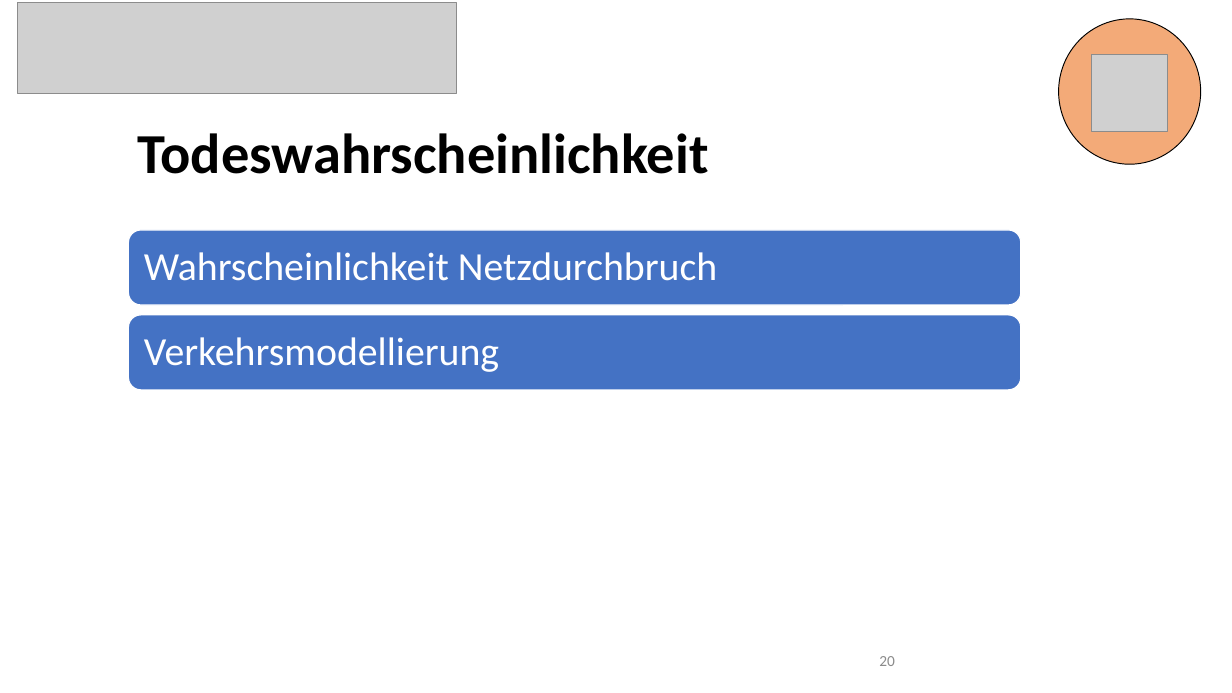
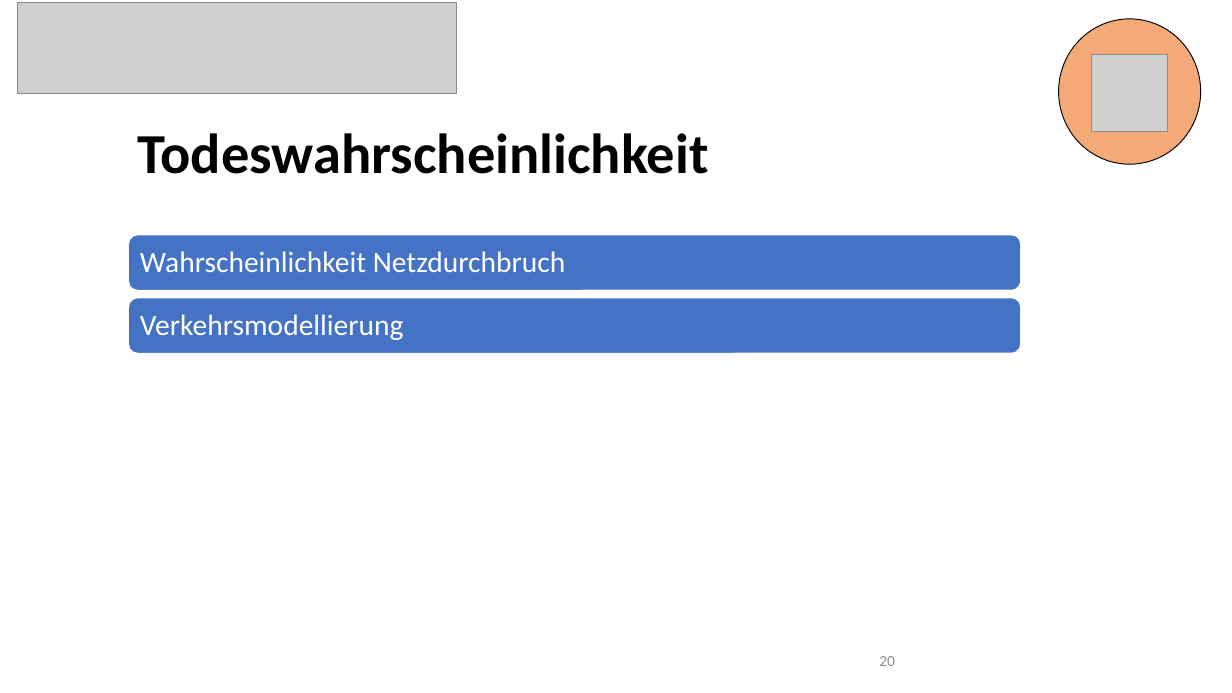
Before and after one commit to 7ben18/FHNW_Steinschlagrisiko, a slide deck: slide 20 of Praesentation/Steinschlagrisiko_Präsentation.pptx. Drawn at 1232x693 pixels with LibreOffice and Linux fonts; fonts in the diff are those of the drawing; grey boxes stand for pictures. Boxes give left, top, right and bottom in pixels: in the first picture for what was removed or moved away, otherwise in the second. Text is boxed around its words. In the diff, an @@ line names an element or a change of style, - is before the commit and + after.

```diff
--- a/Praesentation/Steinschlagrisiko_Präsentation.pptx
+++ b/Praesentation/Steinschlagrisiko_Präsentation.pptx
@@ rounded rectangle: place and size @@
-rounded rectangle at (128,230,1021,305)
+rounded rectangle at (128,235,1021,290)
@@ text "Wahrscheinlichkeit Netzdurchbruch" at (140,251,565,272): size 31 to 23 pt; less space between paragraphs @@
@@ rounded rectangle: place and size @@
-rounded rectangle at (128,315,1021,390)
+rounded rectangle at (128,298,1021,353)
@@ text "Verkehrsmodellierung" at (140,314,404,340): size 31 to 23 pt; less space between paragraphs @@
@@ text "Verkehrsmodellierung": place and size @@
-text "Verkehrsmodellierung" at (144,337,499,372)
+text "Verkehrsmodellierung" at (140,314,404,340)
```
Also in this commit, not shown: 14 other slides changed.
